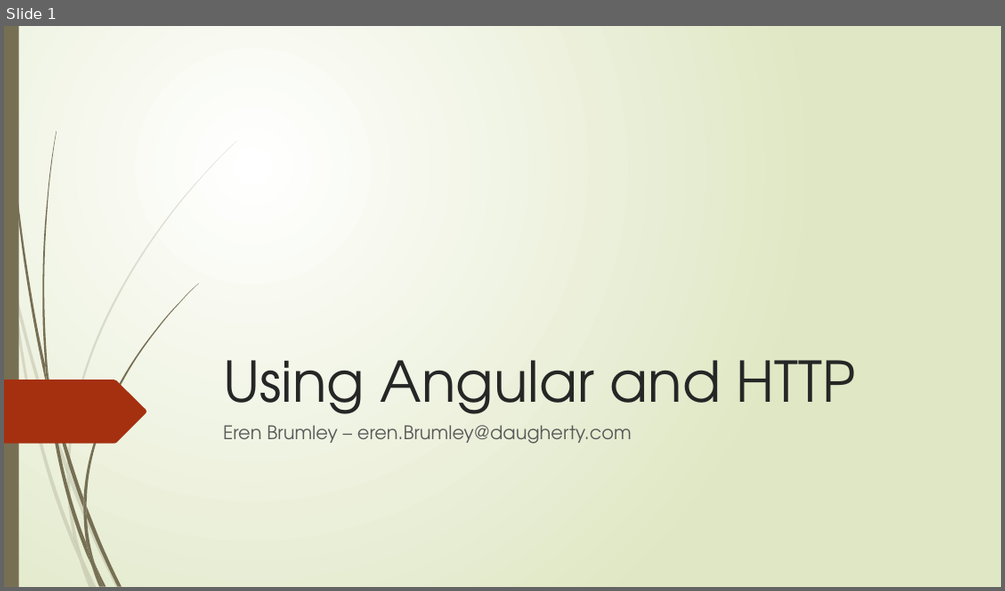
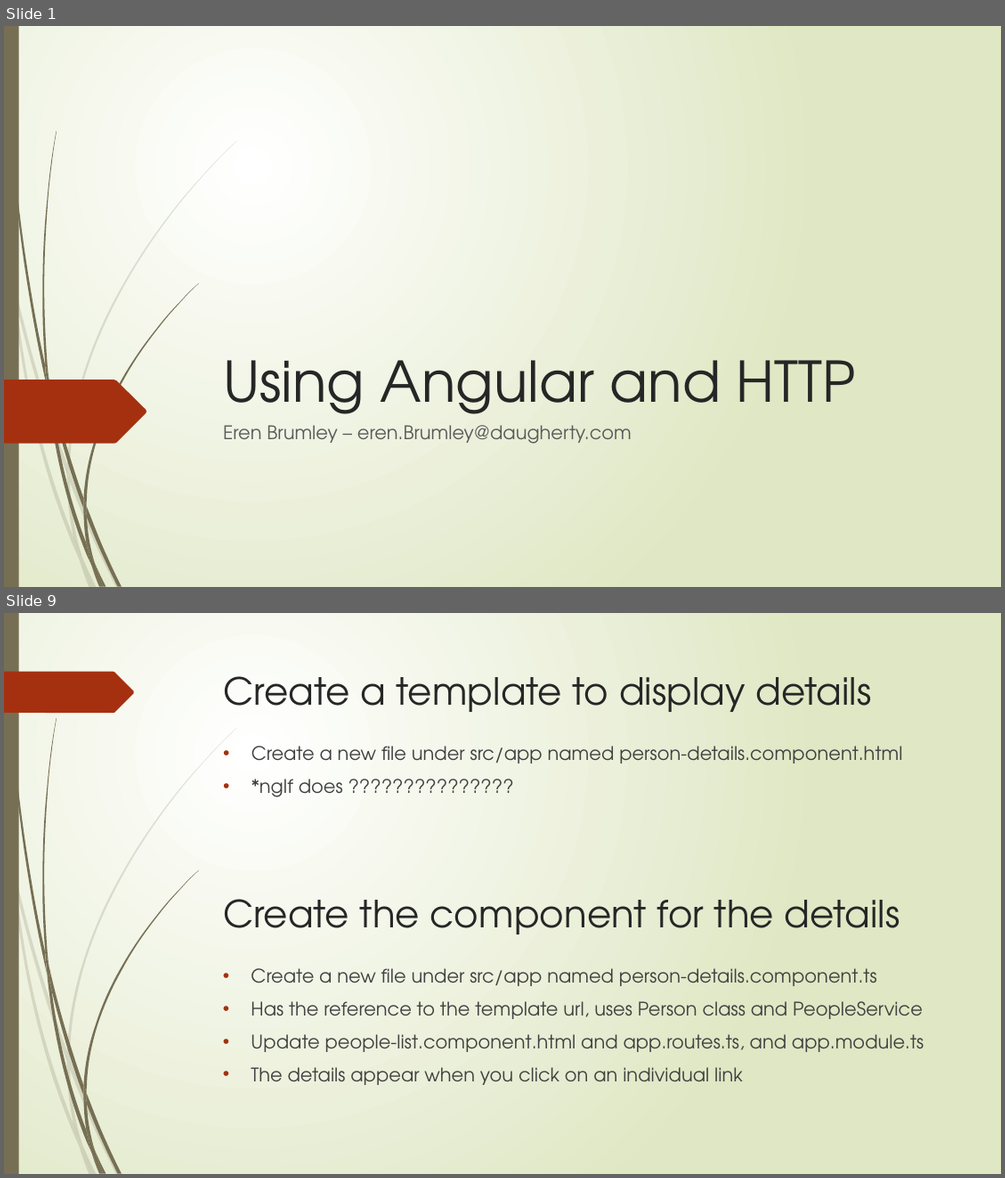
Before and after one commit to ebrumley-dbs/angular-pres, a slide deck: UsingAngularAndHTTP.pptx. Shown one above the other, each under a label of ours: slide 1 before the commit, slides 1 and 9 after it; the slides between them are not shown. The pictures are 1005x591 and 1005x1178 pixels, drawn with LibreOffice and Linux fonts; fonts in the diff are those of the drawing. Boxes give left, top, right and bottom in pixels: in the first picture for what was removed or moved away, otherwise in the second. Text is boxed around its words. In the diff, an @@ line names an element or a change of style, - is before the commit and + after.

```diff
--- a/UsingAngularAndHTTP.pptx
+++ b/UsingAngularAndHTTP.pptx
@@ slide 9 added at (4, 613, 1001, 1174), background gradient #FFFFFF to #DFE8C4; not listed: 23 template elements that a slide beside it also shows @@
@@ freeform shape added at (4, 672, 134, 713), fill #A53010 @@
@@ title added at (224, 676, 871, 712), 36 pt, text #262626 @@
+Create a template to display details
@@ text added at (251, 746, 902, 797), 18 pt, text #404040 @@
+• Create a new file under src/app named person-details.component.html
+• *ngIf does ???????????????
@@ text added at (223, 899, 900, 934), 36 pt, text #262626 @@
+Create the component for the details
@@ text added at (251, 968, 923, 1085), 18 pt, text #404040 @@
+• Create a new file under src/app named person-details.component.ts
+• Has the reference to the template url, uses Person class and PeopleService
+• Update people-list.component.html and app.routes.ts, and app.module.ts
+• The details appear when you click on an individual link
```
Also in this commit, not shown: 9 other slides added, 1 other file.
